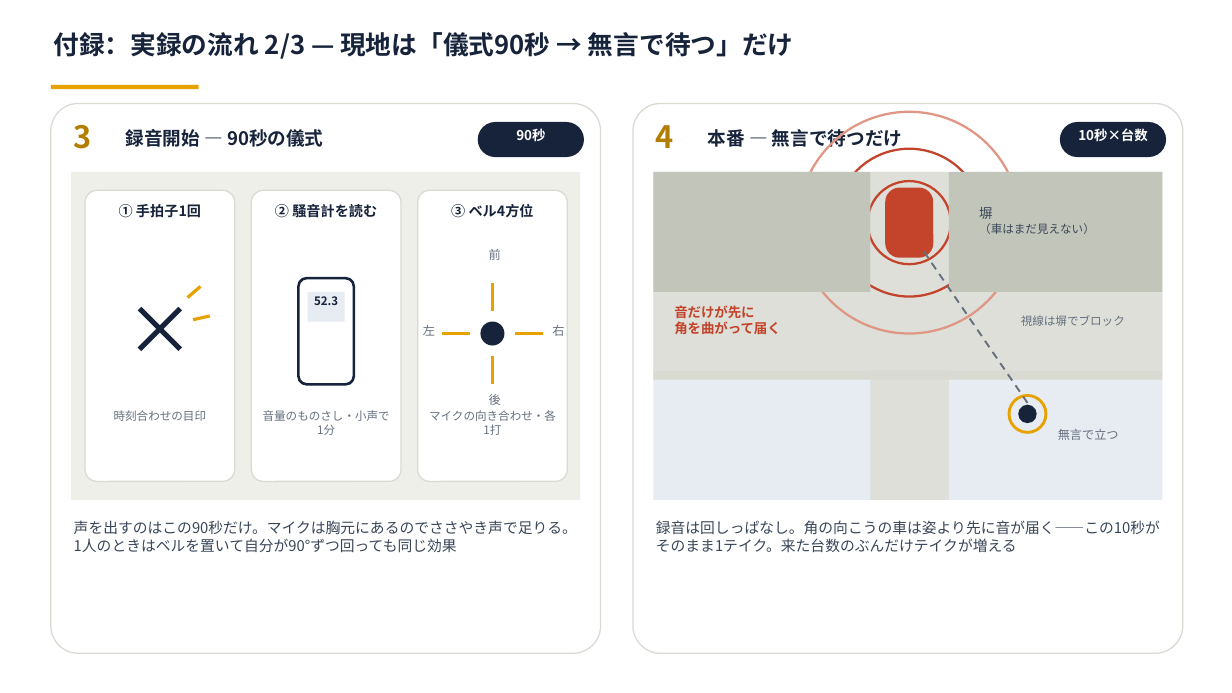
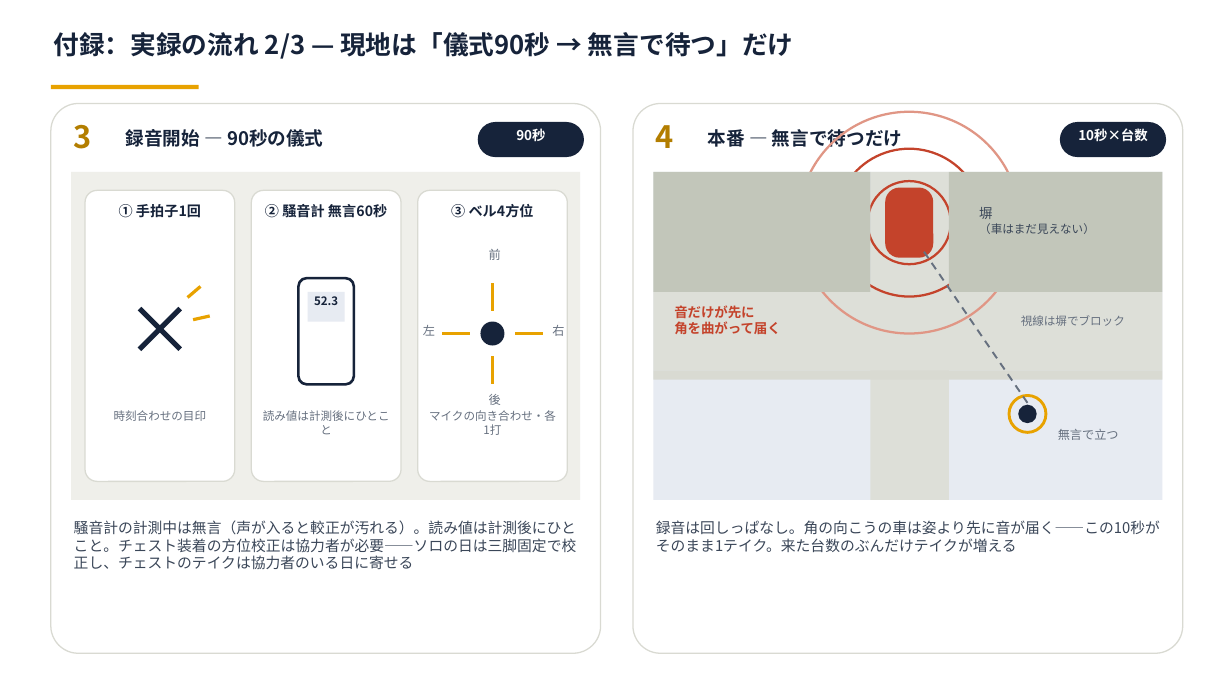
Before and after one commit to Noosdoo/outdoor-seld-sim, a slide deck: slide 2 of md/seminar/図_付録_実録の流れ_2026-08-13.pptx. Drawn at 1232x693 pixels with LibreOffice and Linux fonts; fonts in the diff are those of the drawing. Boxes give left, top, right and bottom in pixels: in the first picture for what was removed or moved away, otherwise in the second. Text is boxed around its words. In the diff, an @@ line names an element or a change of style, - is before the commit and + after.

```diff
--- a/md/seminar/図_付録_実録の流れ_2026-08-13.pptx
+++ b/md/seminar/図_付録_実録の流れ_2026-08-13.pptx
@@ text at [265, 202, 387, 220]: text changed @@
-② 騒音計を読む
+② 騒音計 無言60秒
@@ text at [263, 410, 390, 435]: text changed @@
-音量のものさし・小声で1分
+読み値は計測後にひとこと
@@ text at [74, 520, 577, 569]: text changed @@
-声を出すのはこの90秒だけ。マイクは胸元にあるのでささやき声で足りる。1人のときはベルを置いて自分が90°ずつ回っても同じ効果
+騒音計の計測中は無言（声が入ると較正が汚れる）。読み値は計測後にひとこと。チェスト装着の方位校正は協力者が必要——ソロの日は三脚固定で校正し、チェストのテイクは協力者のいる日に寄せる
```
Also in this commit, not shown: 2 other slides changed.
